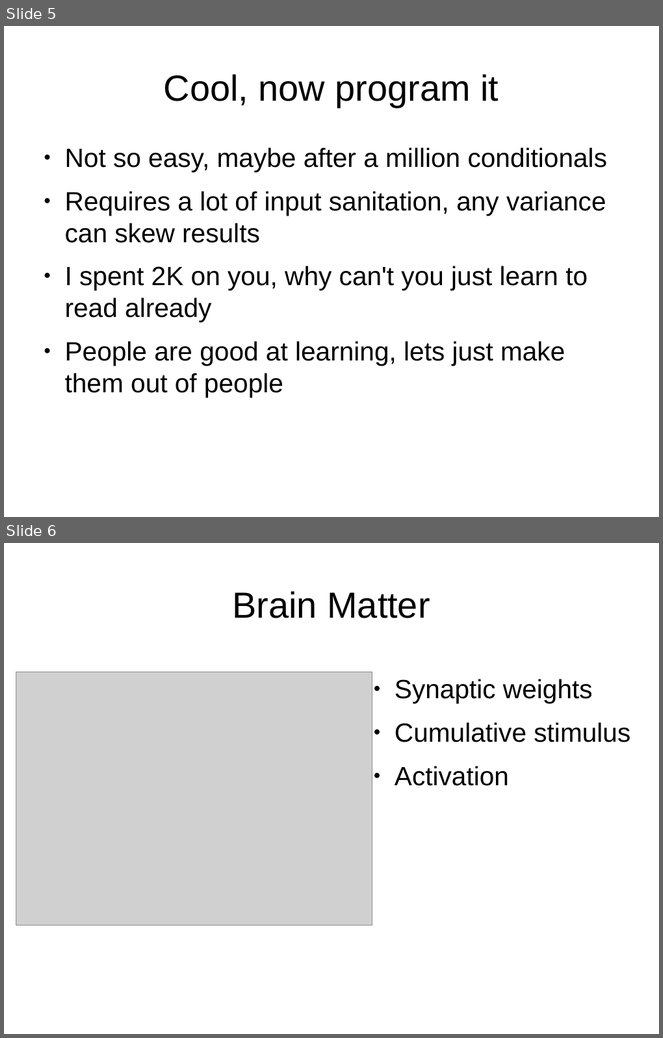
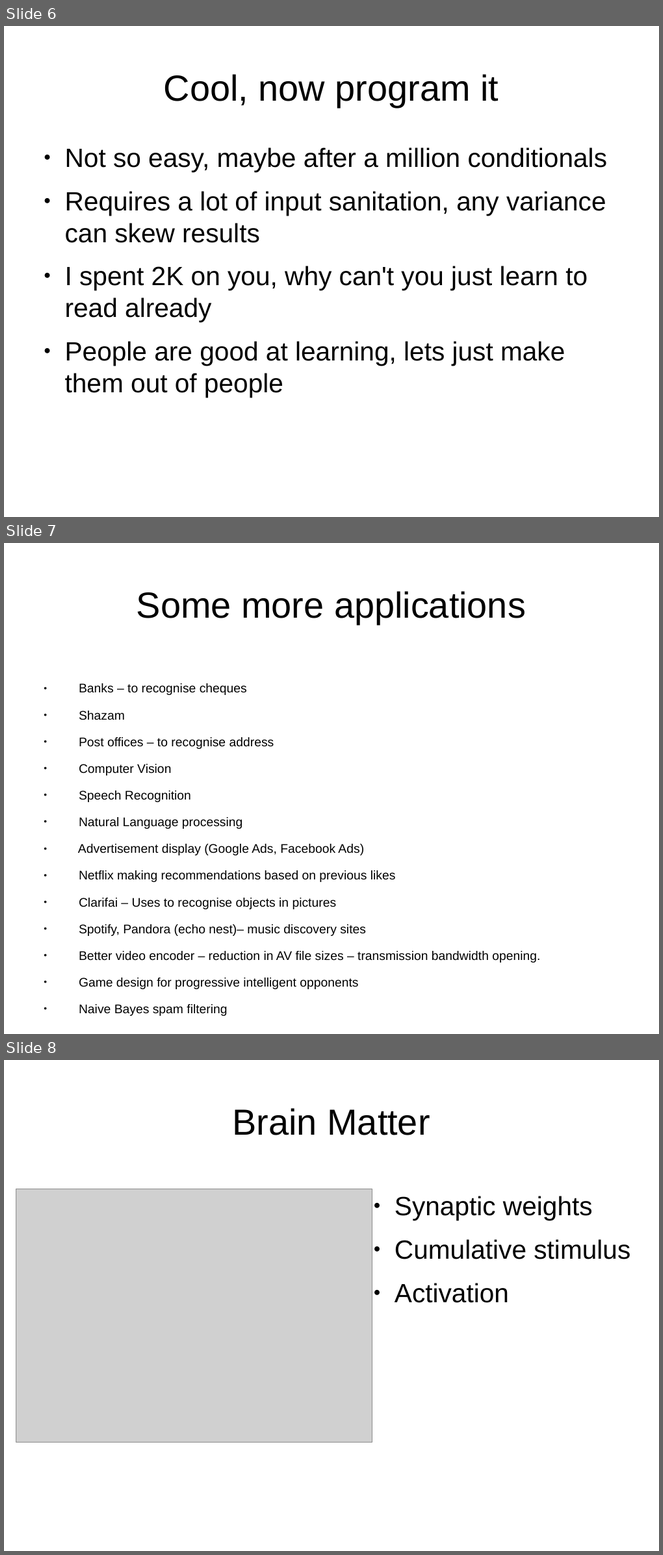
Before and after one commit to gmicros/annBrownBag, a slide deck: pres.odp. Shown one above the other, each under a label of ours: slides 5 and 6 before the commit, slides 6, 7 and 8 after it. The pictures are 663x1038 and 663x1555 pixels, drawn with LibreOffice and Linux fonts; fonts in the diff are those of the drawing; grey boxes stand for pictures. Boxes give left, top, right and bottom in pixels: in the first picture for what was removed or moved away, otherwise in the second. Text is boxed around its words. In the diff, an @@ line names an element or a change of style, - is before the commit and + after.

```diff
--- a/pres.odp
+++ b/pres.odp
@@ slide 7 added at <box>4,543,659,1034</box>, background #FFFFFF @@
@@ title added at <box>137,591,526,624</box>, 44 pt, text #000000 @@
+Some more applications
@@ text added at <box>78,683,540,1016</box>, 15.2 pt, text #000000 @@
+● Banks – to recognise cheques
+● Shazam
+● Post offices – to recognise address
+● Computer Vision
+● Speech Recognition
+● Natural Language processing
+● Advertisement display (Google Ads, Facebook Ads)
+● Netflix making recommendations based on previous likes
+● Clarifai – Uses to recognise objects in pictures
+● Spotify, Pandora (echo nest)– music discovery sites
+● Better video encoder – reduction in AV file sizes – transmission bandwidth opening.
+● Game design for progressive intelligent opponents
+● Naive Bayes spam filtering
@@ what was slide 5 is now slide 6 @@
@@ what was slide 6 is now slide 8 @@
```
Also in this commit, not shown: 1 slide changed, 2 other slides added, 3 other files.
